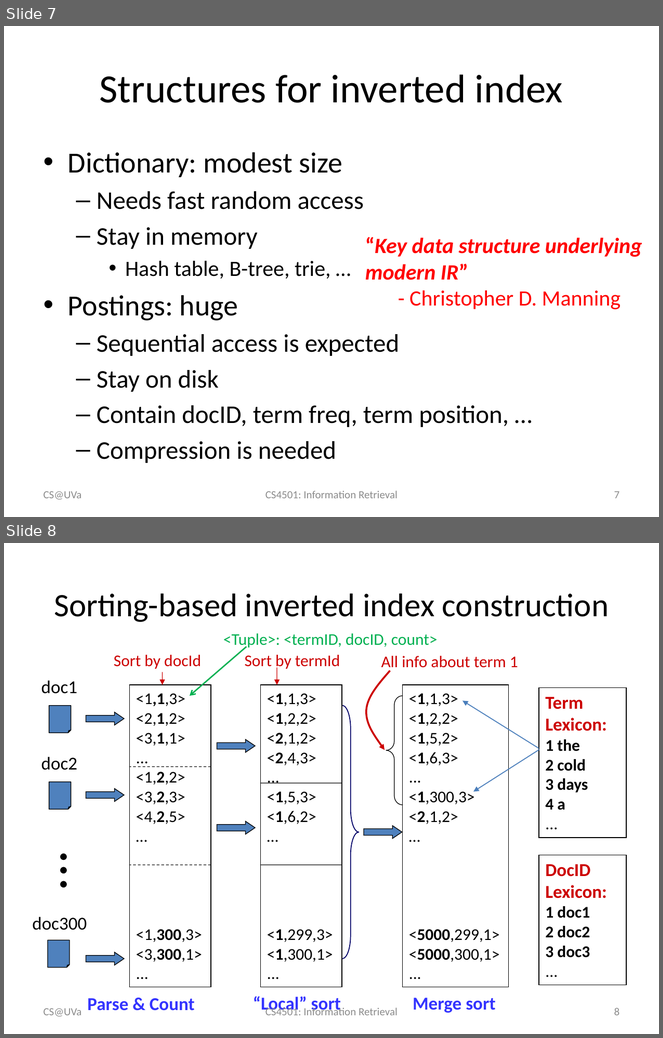
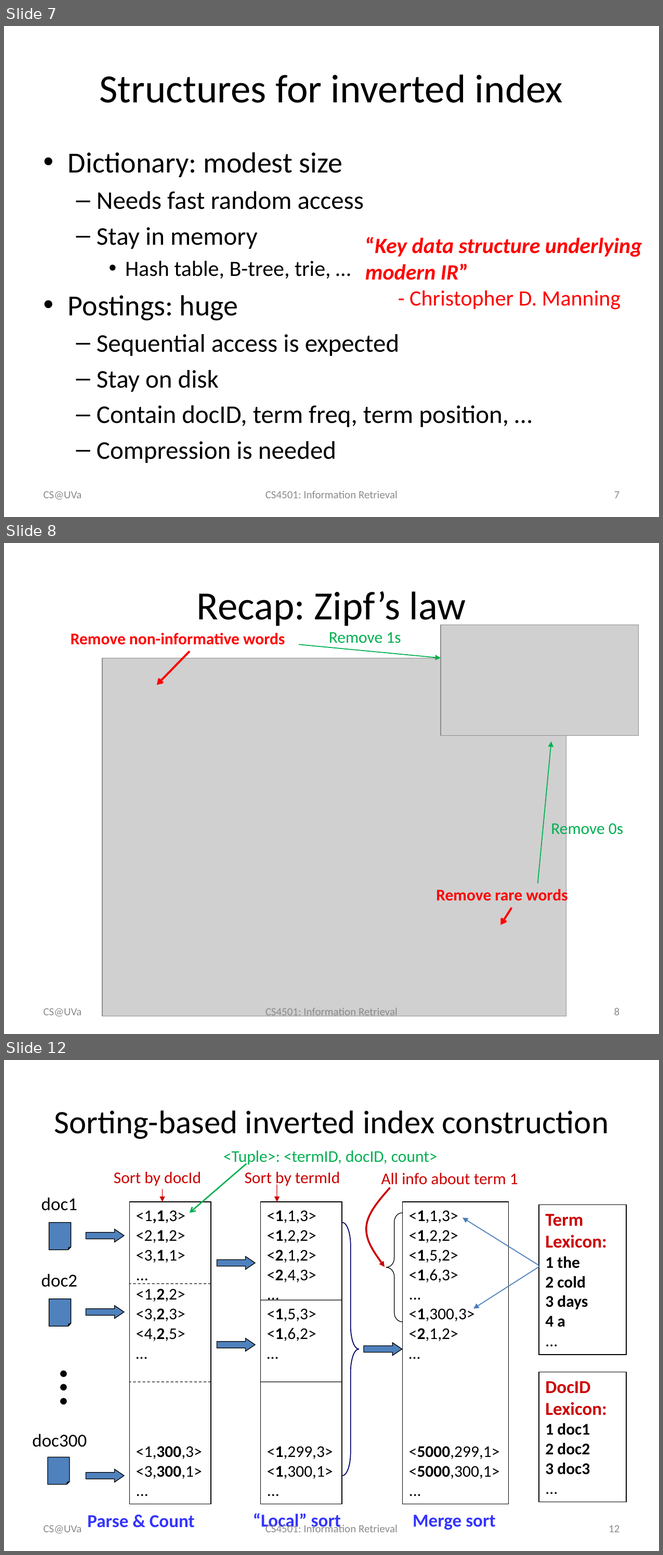
Before and after one commit to wang296/IR2015, a slide deck: docs/Inverted Index.pptx. Shown one above the other, each under a label of ours: slides 7 and 8 before the commit, slides 7, 8 and 12 after it; the slides between them are not shown. The pictures are 663x1038 and 663x1555 pixels, drawn with LibreOffice and Linux fonts; fonts in the diff are those of the drawing; grey boxes stand for pictures. Boxes give left, top, right and bottom in pixels: in the first picture for what was removed or moved away, otherwise in the second. Text is boxed around its words. In the diff, an @@ line names an element or a change of style, - is before the commit and + after.

```diff
--- a/docs/Inverted Index.pptx
+++ b/docs/Inverted Index.pptx
@@ slide 8 added at box(4, 543, 659, 1034), background #FFFFFF @@
@@ title added at box(197, 591, 466, 629), 44 pt, text #000000 @@
+Recap: Zipf’s law
@@ text added at box(71, 633, 285, 645), 18 pt, text #FF0000, bold @@
+Remove non-informative words
@@ text added at box(329, 632, 401, 643), 18 pt, text #00B050 @@
+Remove 1s
@@ picture added at box(441, 625, 639, 735) @@
@@ arrow added from (190, 651) to (157, 685), #FF0000 2.25 pt @@
@@ arrow added from (299, 644) to (441, 658), #00B050 1 pt @@
@@ picture added at box(102, 658, 566, 1017) @@
@@ arrow added from (538, 884) to (552, 742), #00B050 1 pt @@
@@ text added at box(551, 820, 623, 838), 18 pt, text #00B050 @@
+Remove 0s
@@ text added at box(436, 887, 568, 905), 18 pt, text #FF0000, bold @@
+Remove rare words
@@ arrow added from (512, 908) to (501, 925), #FF0000 2.25 pt @@
@@ text added at box(44, 1008, 82, 1017), 12 pt, text #8C8C8C @@
+CS@UVa
@@ text added at box(266, 1008, 398, 1019), 12 pt, text #8C8C8C @@
+CS4501: Information Retrieval
@@ page number added at box(614, 1008, 620, 1016), 12 pt, text #8C8C8C @@
+8
@@ what was slide 8 is now slide 12 @@
@@ page number at box(609, 1525, 620, 1533): text changed @@
-8
+12
```
Also in this commit, not shown: 2 slides changed, 4 other slides added, 3 other files.
